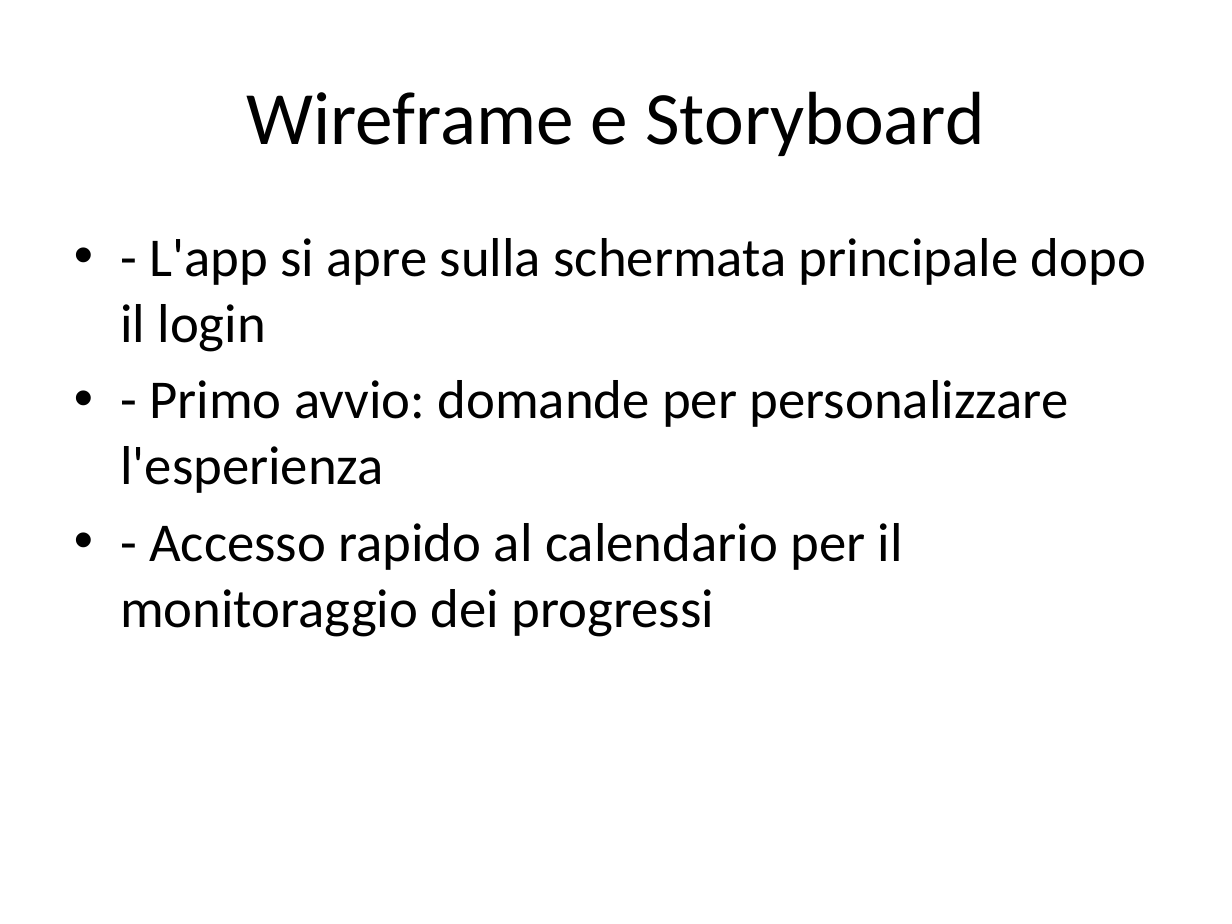
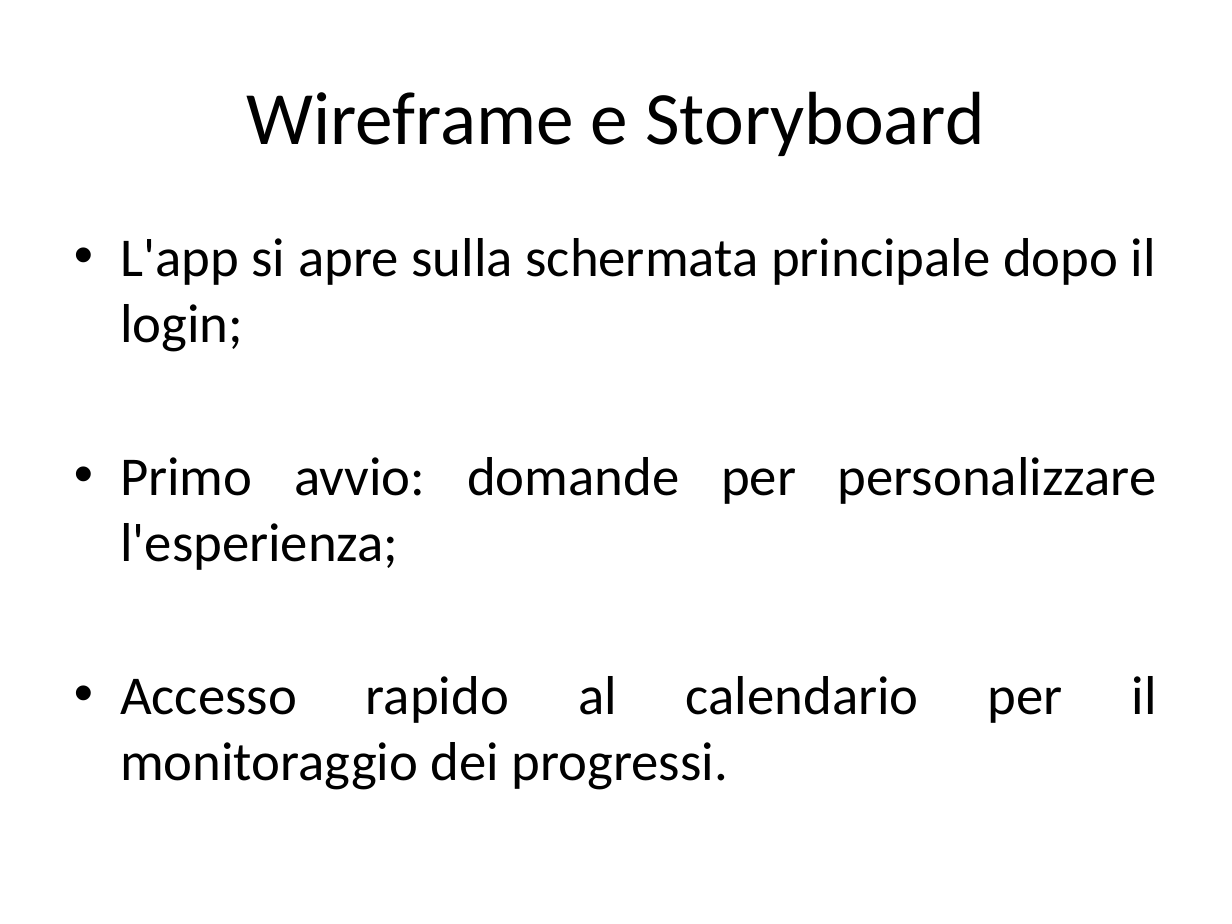
Before and after one commit to matt2005fiore/fit-progression, a slide deck: slide 8 of Tesina&Relazione/Tesina_Presentazione.pptx. Drawn at 1232x924 pixels with LibreOffice and Linux fonts; fonts in the diff are those of the drawing. Boxes give left, top, right and bottom in pixels: in the first picture for what was removed or moved away, otherwise in the second. Text is boxed around its words. In the diff, an @@ line names an element or a change of style, - is before the commit and + after.

```diff
--- a/Tesina&Relazione/Tesina_Presentazione.pptx
+++ b/Tesina&Relazione/Tesina_Presentazione.pptx
@@ text at [120,238,1157,790]: text changed @@
-• - L'app si apre sulla schermata principale dopo il login
-• - Primo avvio: domande per personalizzare l'esperienza
-• - Accesso rapido al calendario per il monitoraggio dei progressi
+• L'app si apre sulla schermata principale dopo il login;
+• Primo avvio: domande per personalizzare l'esperienza;
+• Accesso rapido al calendario per il monitoraggio dei progressi.
```
Also in this commit, not shown: 7 other slides changed, 2 slides added.
